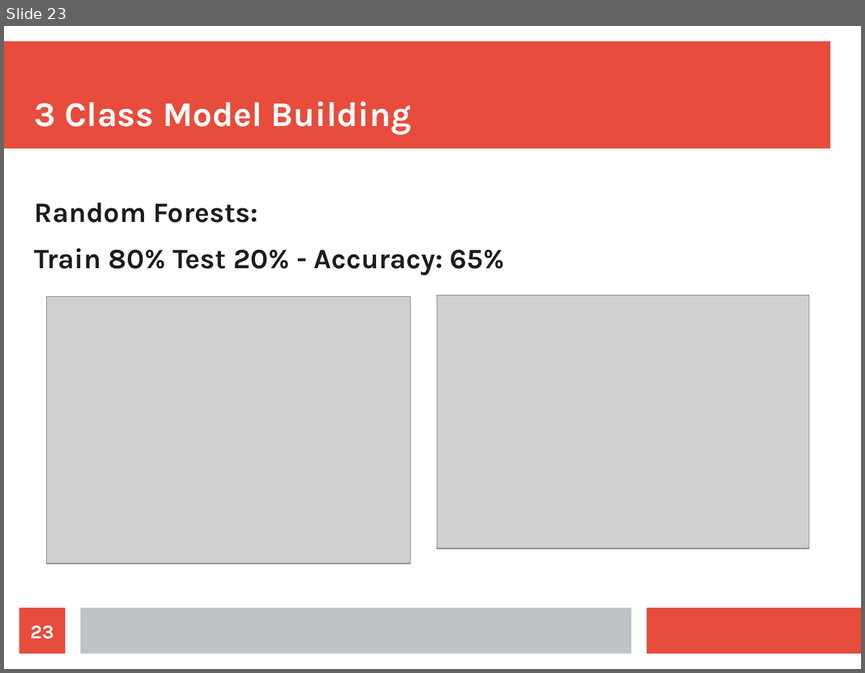
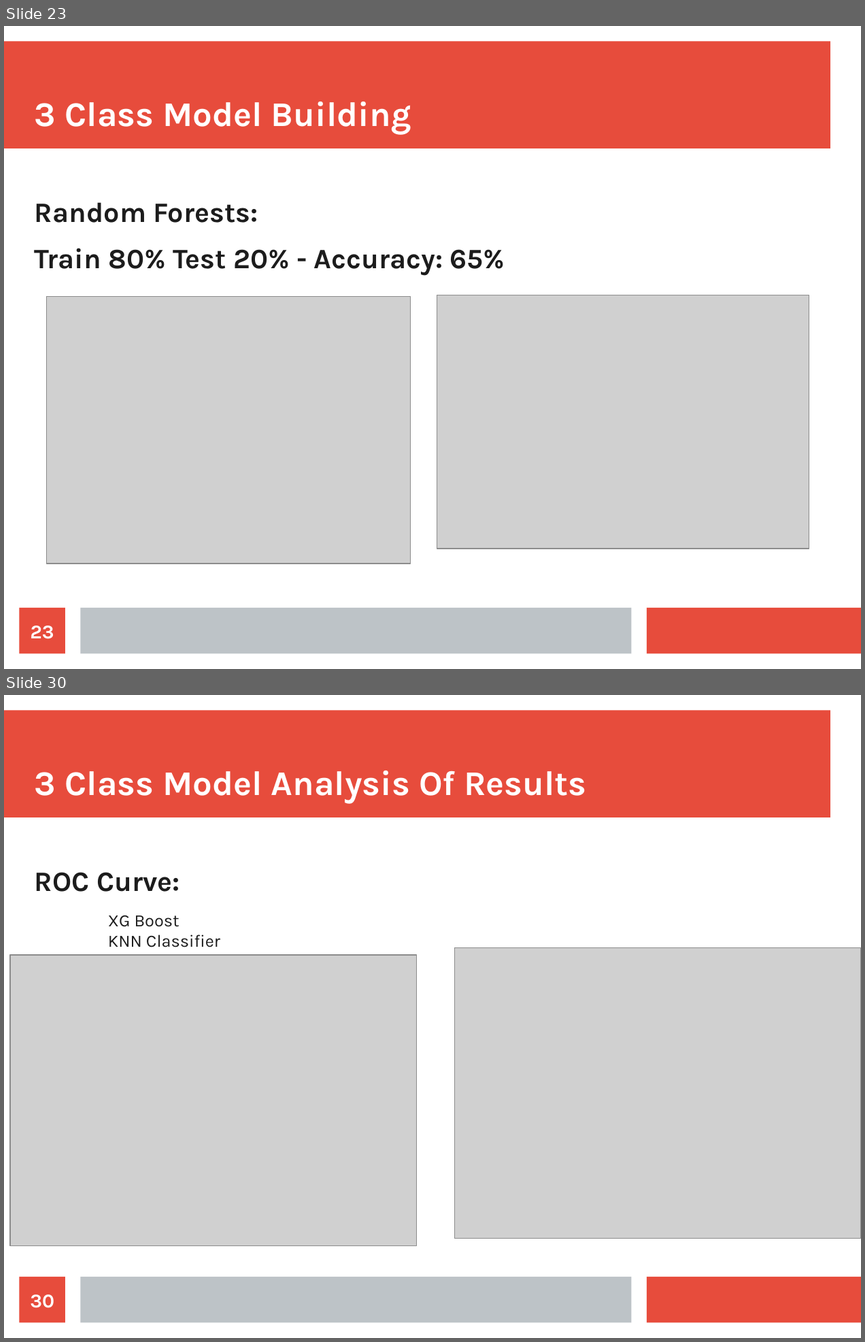
Before and after one commit to gurkpet/Solar-Panel-Market-Modeling, a slide deck: Solar Panel Market Modeling Presentation.odp. Shown one above the other, each under a label of ours: slide 23 before the commit, slides 23 and 30 after it; the slides between them are not shown. The pictures are 865x673 and 865x1342 pixels, drawn with LibreOffice and Linux fonts; fonts in the diff are those of the drawing; grey boxes stand for pictures. Boxes give left, top, right and bottom in pixels: in the first picture for what was removed or moved away, otherwise in the second. Text is boxed around its words. In the diff, an @@ line names an element or a change of style, - is before the commit and + after.

Commit message:
Additional Analysis

```diff
--- a/Solar Panel Market Modeling Presentation.odp
+++ b/Solar Panel Market Modeling Presentation.odp
@@ slide 30 added at (4,695,861,1338), background #FFFFFF; not listed: 3 template elements that a slide beside it also shows @@
@@ title added at (35,770,586,803), 32 pt, text #FFFFFF, bold @@
+3 Class Model Analysis Of Results
@@ text added at (35,872,220,947), 16 pt, text #1C1C1C @@
+ROC Curve:
+      XG Boost KNN Classifier
@@ picture added at (10,955,417,1246) @@
@@ picture added at (454,948,861,1238) @@
@@ page number added at (20,1276,65,1323), fill #E74C3C, 18 pt, text #FFFFFF, bold @@
+30
```
Also in this commit, not shown: 5 slides changed, 4 other slides added, 1 other file.
